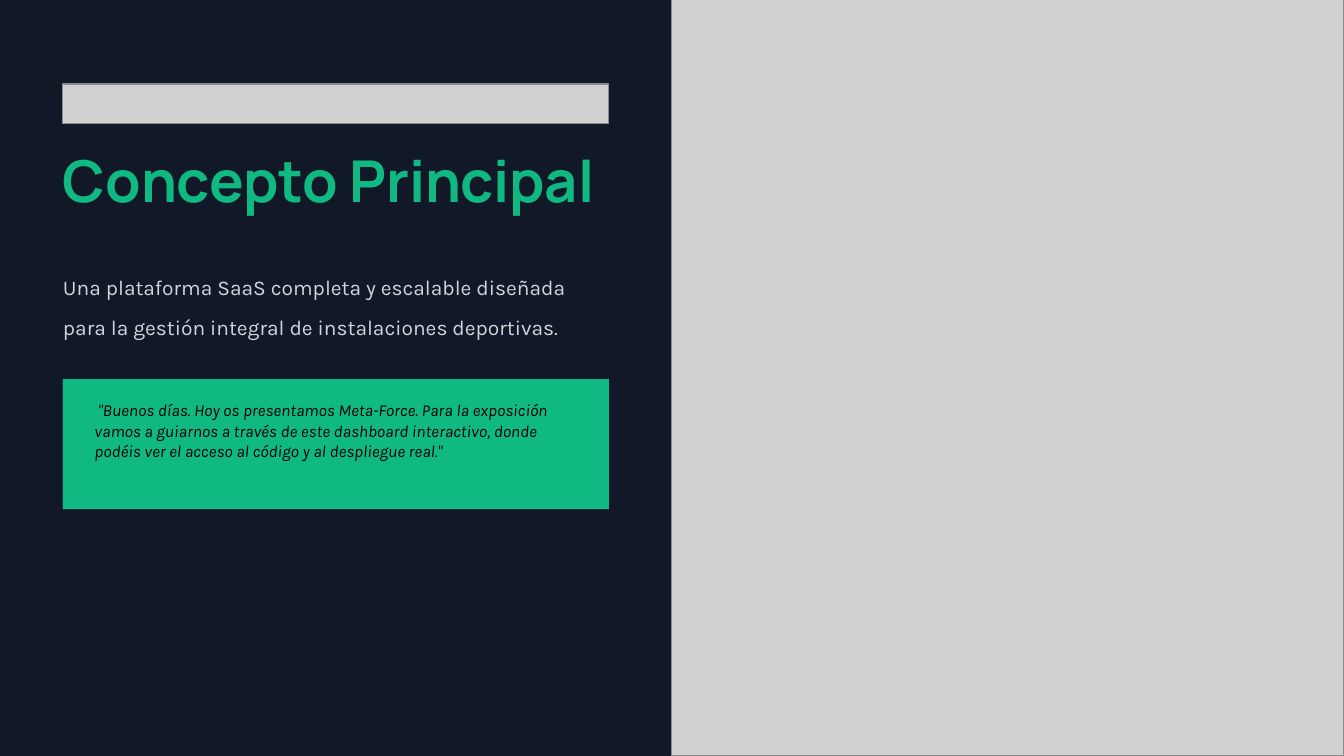
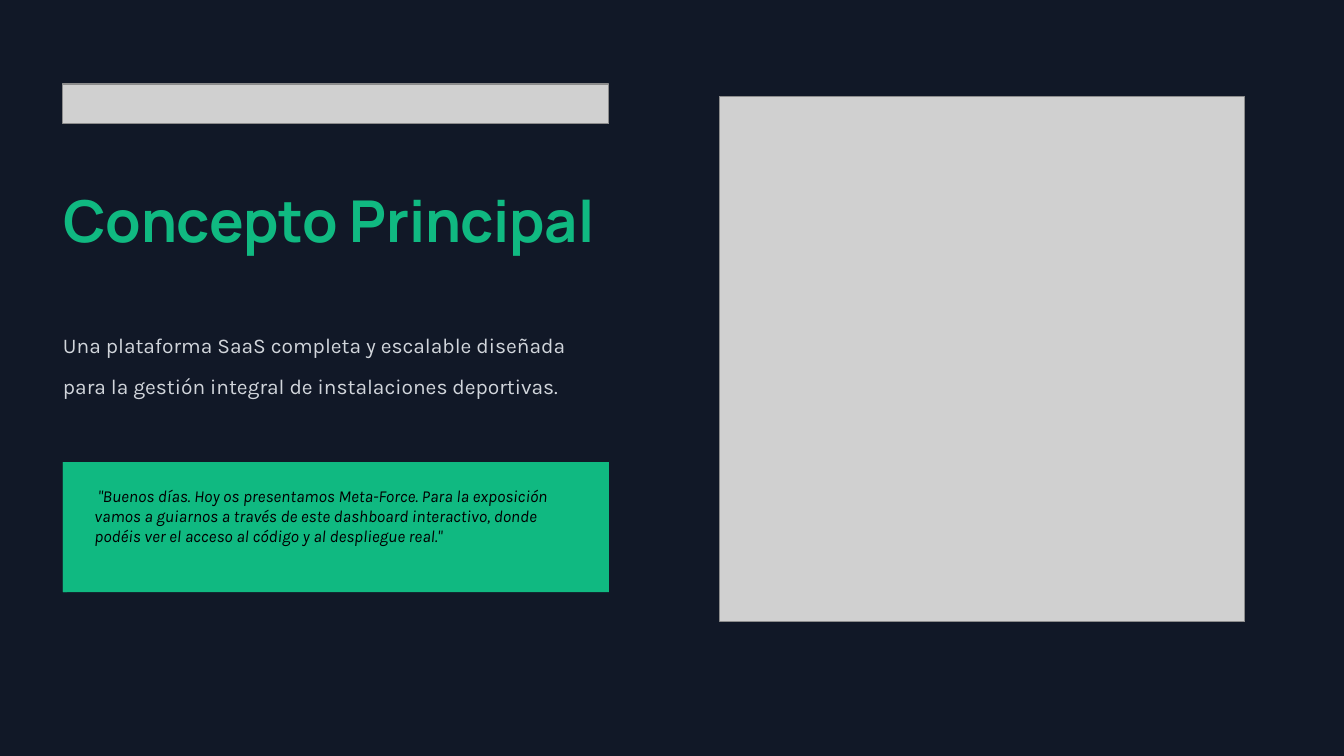
Before and after one commit to Mariogarluu/Meta_Force_Expo, a slide deck: slide 2 of Meta-Force Presentation.pptx. Drawn at 1344x756 pixels with LibreOffice and Linux fonts; fonts in the diff are those of the drawing; grey boxes stand for pictures; background and template pictures are left out. Boxes give left, top, right and bottom in pixels: in the first picture for what was removed or moved away, otherwise in the second. Text is boxed around its words. In the diff, an @@ line names an element or a change of style, - is before the commit and + after.

```diff
--- a/Meta-Force Presentation.pptx
+++ b/Meta-Force Presentation.pptx
@@ picture resized from (x1=673, y1=0, x2=1344, y2=756) to (x1=720, y1=97, x2=1245, y2=622) @@
@@ text "Concepto Principal" moved from (x1=63, y1=159, x2=594, y2=216) to (x1=63, y1=199, x2=594, y2=256) @@
@@ text "Una plataforma SaaS completa y ..." moved from (x1=63, y1=280, x2=565, y2=340) to (x1=63, y1=338, x2=565, y2=399) @@
@@ rectangle moved from (x1=63, y1=379, x2=609, y2=509) to (x1=63, y1=462, x2=609, y2=592) @@
@@ rectangle moved from (x1=63, y1=379, x2=67, y2=509) to (x1=63, y1=462, x2=67, y2=592) @@
@@ text ""Buenos días. Hoy os presentamos ..." moved from (x1=94, y1=404, x2=548, y2=461) to (x1=94, y1=490, x2=548, y2=546) @@
```
Also in this commit, not shown: 3 other slides changed.
